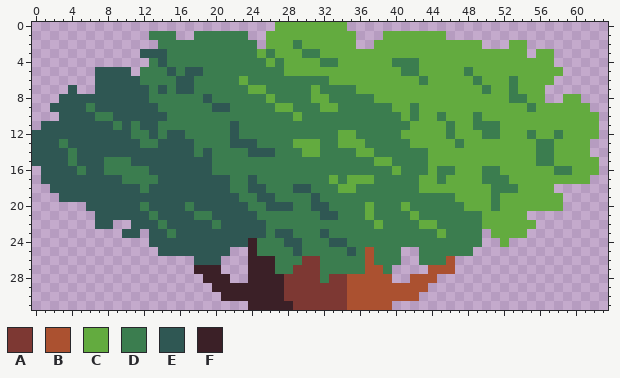
Two states of a pixel-art sprite, assets/tree-top.png. This is how it looked before the edit.
The file is 64x32 pixels.
Palette (. is transparent): A #7d3833  B #ab5130  C #63ab3f  D #3b7d4f  E #2f5753  F #3b2027
Pixels before, first column x 0:
 0 ...........................CCCCCCCC............................
 1 .............DDD..DDDDDD..CCCCCCCCCC...CCCCCCC.................
 2 ..............DDDDDDDDDDD.CCCDCCCCCC..CCCCCCCCCCCC...CC........
 3 ............EEEDDDDDDDDDDCDCCCDDCCCCCCCCCCCCCCCCCCCCCCC.CC.....
 4 .............DEDDDDDDDDDDDCDCCCCDDCCCCCCDDDCCCCCCCCCCCCCCC.....
 5 .......EEEE.DDDEDEEDDDDDDDDDCCCCCCCCCCCCCDDCCCCCDCCCCCCCCCC....
 6 .......EEEEEDDDDEEDDDDDCDDDDDDDDDCCCCCCCCCCDCCCCCDCCCDCCCC.....
 7 ....E..EEEEEEDEDEEDDDDDDCCDDDDDCDDDDCCCCCCCCCCCCCCDCCDCCC......
 8 ...EEEEEEEEEEDDDDDDEDDDDDDCDDDDCCDDDDDCCCCCCCCCCCCCCCDDCC..CC..
 9 ..EEEEDEEEEEEEDDDDDDEEDDDDDCCDDDCCDDDDDDCCDCCCCCCCCCCCCDCCCCCC.
10 ...EEEEDDEEEEEEDDDDDDDDDDDDDDCDDDDDDDDDDDCDCCDCCCDCCCCCCCCCCCCC
11 .EEEEEEEEDEDEEDDDDDDDDEDDDDDDDDDDDDDDDDDDDCCCCDCCDDDCCCCCCCCCCC
12 EEEEEEEEEEEDDEDEEDDDDDEDDDDDDDDDDDCCDDDDDCCCCCDCCCDDCCCDCCDCCCC
13 EEEDEEEEEEEEDDEEEEDDDDEEEDDDDCCCDDCCCDDDDDCCCCCDCCCCCCCCDDCCCC.
14 EEEEDEEEEEEEEEEEEEDEDDDDEEEDDDCCDDDDCCDDDDDDCCCCCCCCCCCCDDCCCC.
15 EEEEDEEEDDDEEEEEEEEEDDDDDDDDDDDDDDDDDDCCDDDDCCCCCCCCCCCCDDCCCCC
16 .EEEEDEEDDDDDEEEEEEEDDDDDDDDDDDDDDDDDDDDCDDDCDDCCCDDCCCCCCDDCCC
17 .EEEEEEEEEDDDDEEEEEEEEDDEDDDDDDDDCDCCCDDDDDCCDCCCCDDDCCCCCCCCC.
18 ..EEEEEEEEEEDEEEEEEEEEDDEEDDDEEDDDCCDDDDDDDCCCCCCCCDDDCCCC.....
19 ...EEEEEEEEEEEEEEEEEEEEDDEEDDDDEDDDDDDDDDDDDDDDCCCCDCCCCCCC....
20 ......EEEEEEDEEEEDEEEEEEDDEEEDDEEDDDDCDDDCDDDDDDCCCDCCCCCCC....
21 .......EEEEEEDEEEEDDEEEEEDDDDDDDEEDDDCDDDDCDDDDDDDCCCCC........
22 .......EE..EEEDEEEEEDEEEEEDDDDDDDDDDDDCDDDDCCDDDDDCCCCCC.......
23 ..........EE.EEDEEEEEEEEEEDEEDDDEDDDDDDDDDDDDCDDDD.CCCC........
24 .............EEEEEEEEEEEFDDDEEDDDEEDDDDDDDDDDDDDDD..C..........
25 ..............EEEEEEEE..FDDDDEDDDDDEDBDDD..DDDDDD..............
26 ..................EEE...FFFDDDAADDDDDBDDD..DDDB................
27 ..................FFF...FFFDDAAADDDDDBBD....BBB................
28 ...................FFF..FFFFAAAADAABBBBB..BBB..................
29 ....................FFFFFFFFAAAAAAABBBBBBBBB...................
30 .....................FFFFFFFAAAAAAABBBBBBBB....................
31 ........................FFFFFAAAAAABBBBB.......................
The result:
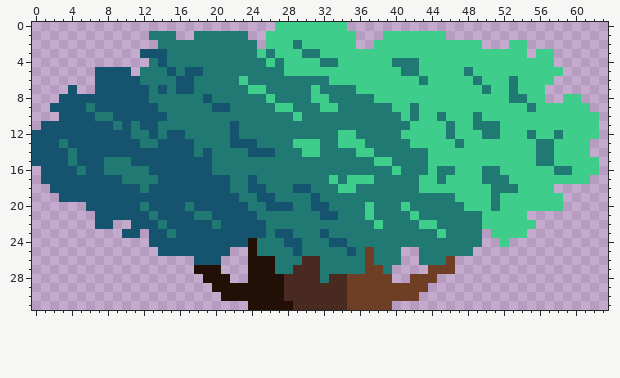
From old to new:
Colour A changes from #7d3833 to #492a21.
Colour B changes from #ab5130 to #6f3f25.
Colour C changes from #63ab3f to #3fcd8b.
Colour D changes from #3b7d4f to #217973.
Colour E changes from #2f5753 to #15536f.
Colour F changes from #3b2027 to #221006.
Where, in picture pixels (left, top, right, bottom), the same in both pictures:
changed: (32, 22, 599, 310)
